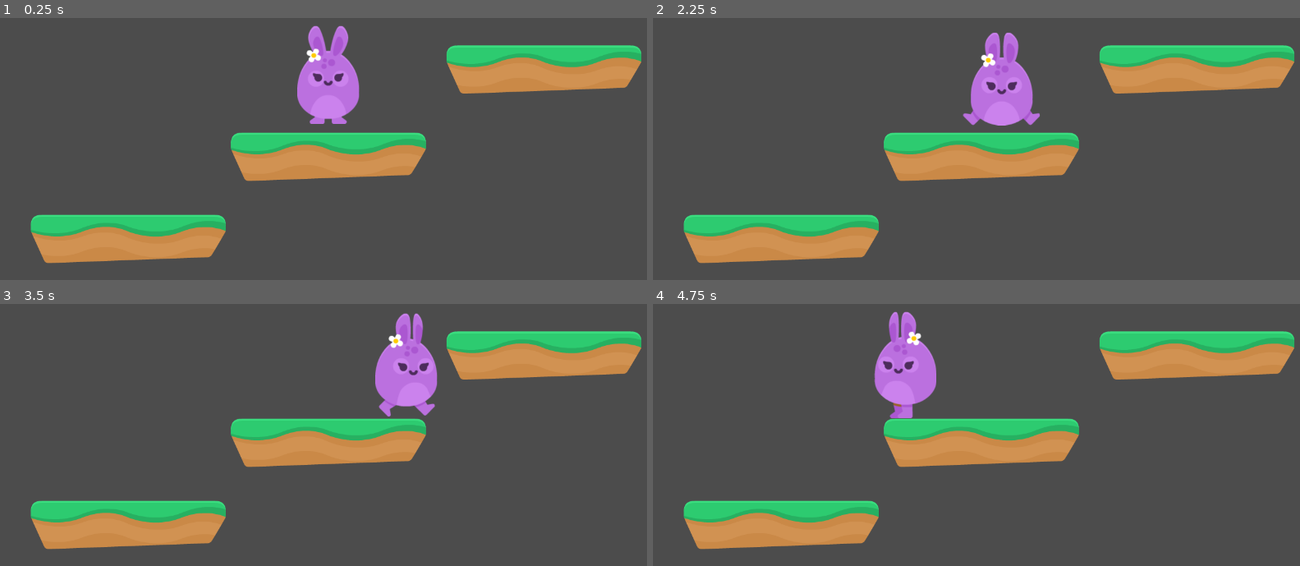
Above: before the commit, frames 1-4 (two rows, left to right).
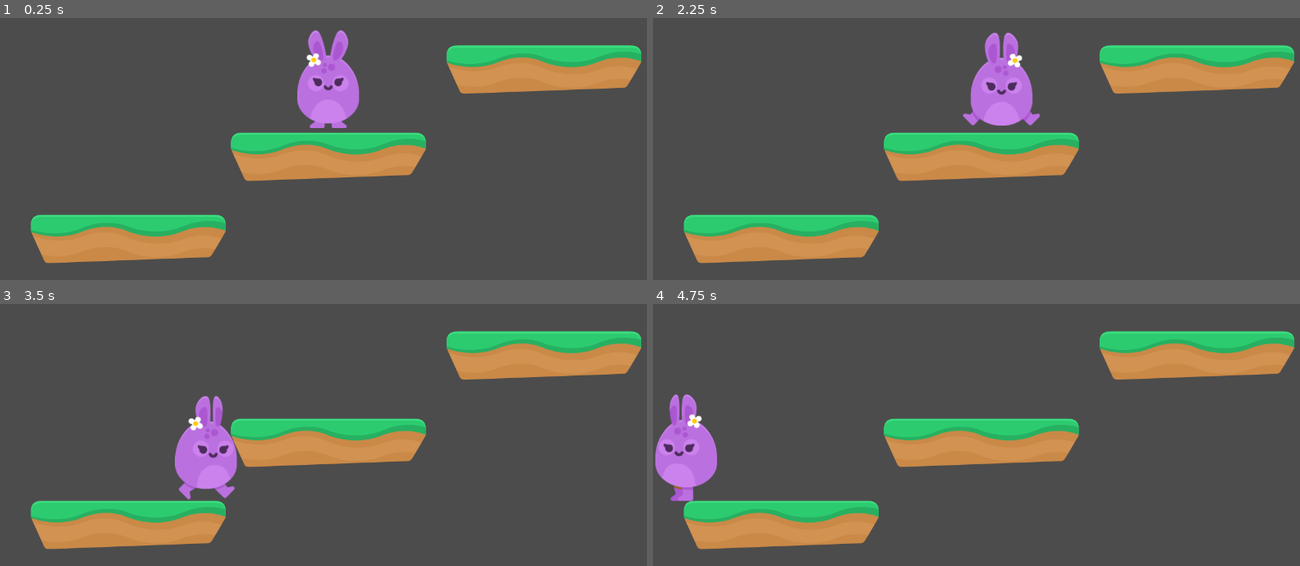
Above: after the commit, the same moments.

Repository: mc-carthy/gdHoppyDays
Game: Godot game, scene res://Scenes/Levels/Level1.tscn
Same seed, same stepped clock (60 frames per second), same inputs: the game is played once before the commit and once after it.
Inputs:
- Up to frame 1 (0.25 s): no input
- Up to frame 2 (2.25 s): hold Up (ui_up) 0.53-1.28 s; hold Right (ui_right) 0.53-2.03 s; tap Enter at 1.25 s; tap Up (ui_up) at 1.35, 1.52, 1.82 s; hold Left (ui_left) from 2.03 s (still down); hold Up (ui_up) from 2.03 s (still down)
- Up to frame 3 (3.5 s): release Left (ui_left) at 2.78 s; release Up (ui_up) at 2.78 s; hold Right (ui_right) from 2.78 s (still down); tap Up (ui_up) at 2.85, 3.02, 3.32 s
- Up to frame 4 (4.75 s): hold Up (ui_up) 3.53-4.28 s; tap Space at 4.25 s; release Right (ui_right) at 4.28 s; hold Left (ui_left) from 4.28 s (still down); tap Up (ui_up) at 4.35, 4.52 s

The runs differ from the first frame. In frame 1, 0.8% of the frame differs, in the area x 45-56%, y 2-43%; in frame 2, 0.3%; in frame 3, 5.2%, in the area x 27-68%, y 3-75%; in frame 4, 5.1%.

Commit message:
Add gravity

Diff:
--- a/Scripts/Player.gd
+++ b/Scripts/Player.gd
@@ -1,6 +1,8 @@
 extends KinematicBody2D
 
 const SPEED = 750
+const GRAVITY = 1000
+const UP = Vector2(0, -1)
 
 var motion = Vector2()
 
@@ -8,20 +10,32 @@
 	pass
 
 func _physics_process(delta):
+    fall(delta)
+    run()
+    jump()
+    move_and_slide(motion, UP)
+
+func run():
     motion.x = 0
+    $AnimatedSprite.flip_h = false
     if Input.is_action_pressed("ui_right"):
         motion.x += SPEED
         $AnimatedSprite.play('run')
-        $AnimatedSprite.flip_h = false
     if Input.is_action_pressed("ui_left"):
         motion.x -= SPEED
         $AnimatedSprite.play('run')
         $AnimatedSprite.flip_h = true
     if motion.x == 0:
         $AnimatedSprite.play('idle')
-        $AnimatedSprite.flip_h = false
 
     if Input.is_action_pressed("ui_up"):
         $AnimatedSprite.play('jump')
-        $AnimatedSprite.flip_h = false
-    move_and_slide(motion)
+
+func fall(delta):
+    if is_on_floor():
+        motion.y = 0
+    else:
+        motion.y += GRAVITY * delta
+
+func jump():
+    pass
